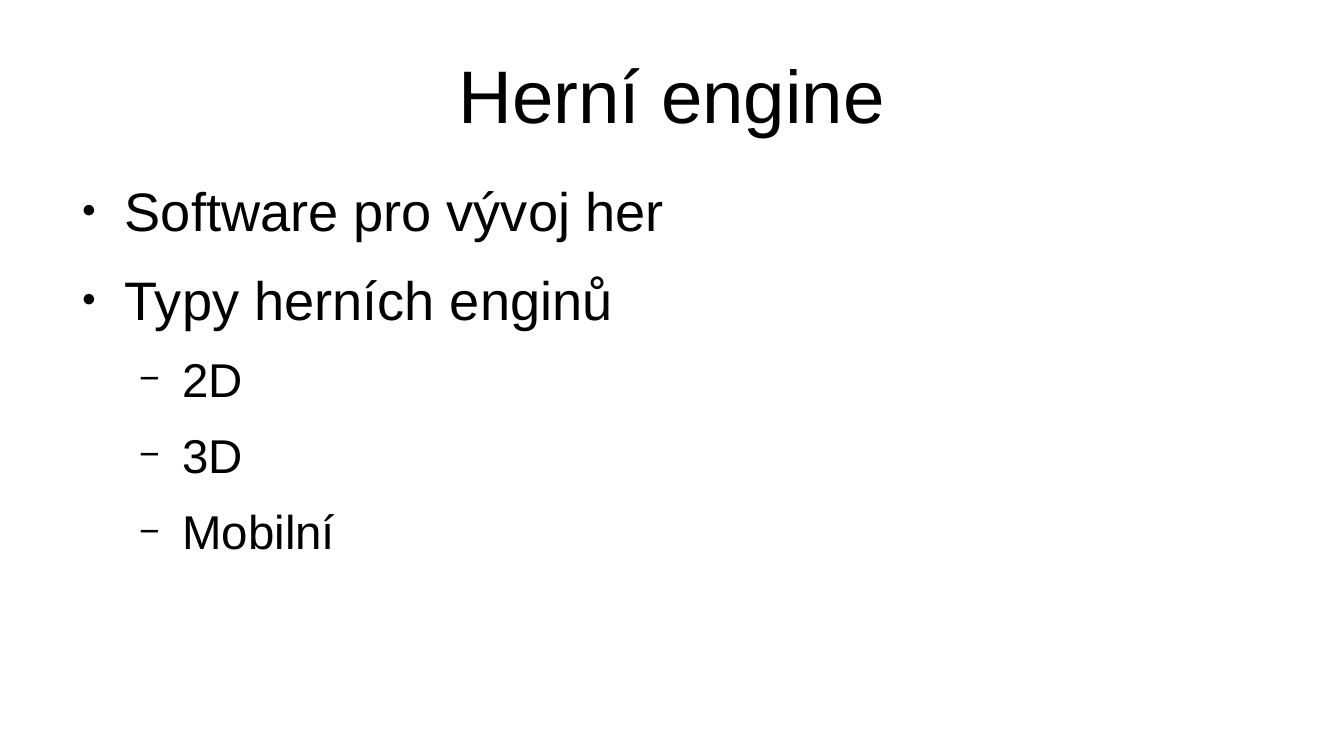
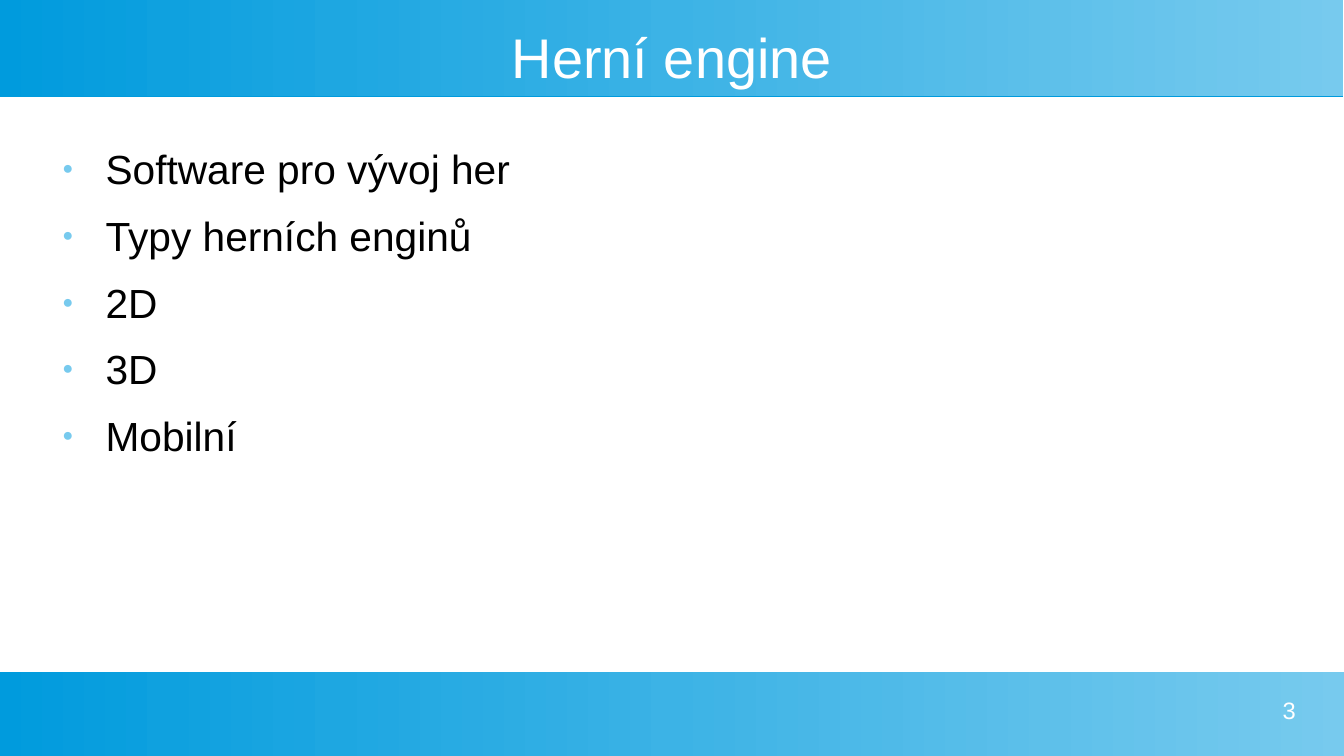
Before and after one commit to xelaxefensor/Maturitni-prace-Vyvoj-v-hernim-enginu, a slide deck: slide 3 of tusl_prezentace.odp. Drawn at 1344x756 pixels with LibreOffice and Linux fonts; fonts in the diff are those of the drawing. Boxes give left, top, right and bottom in pixels: in the first picture for what was removed or moved away, otherwise in the second. Text is boxed around its words. In the diff, an @@ line names an element or a change of style, - is before the commit and + after.

```diff
--- a/tusl_prezentace.odp
+++ b/tusl_prezentace.odp
@@ rectangle added at (x1=0, y1=0, x2=1344, y2=96), fill gradient #77CAEE to #75C9EE to #73C9ED to #71C8ED to #6FC7ED to #6EC6ED @@
@@ title "Herní engine" moved from (x1=458, y1=68, x2=885, y2=137) to (x1=512, y1=37, x2=832, y2=88) @@
@@ title "Herní engine" at (x1=512, y1=37, x2=832, y2=88): size 44 to 33 pt, text colour #000000 to #FFFFFF @@
@@ text "Software pro vývoj her" moved from (x1=125, y1=191, x2=663, y2=550) to (x1=106, y1=154, x2=510, y2=452) @@
@@ text "Software pro vývoj her" at (x1=106, y1=154, x2=510, y2=452): size 32 to 24 pt in "Software pro vývoj her", "Typy herních enginů"; size 28 to 24 pt in "2D", "3D", "Mobilní"; less space between paragraphs; bullet colour #000000 to #77CAEE; bullet − to ●; list level 2 to 1 in "2D"; list level 2 to 1 in "3D"; list level 2 to 1 in "Mobilní" @@
@@ rectangle added at (x1=0, y1=672, x2=1344, y2=756), fill gradient #77CAEE to #75C9EE to #73C9ED to #71C8ED to #6FC7ED to #6EC6ED @@
@@ page number added at (x1=1283, y1=702, x2=1296, y2=719), 14 pt, text #FFFFFF @@
+3
```
Also in this commit, not shown: 6 other slides changed.
